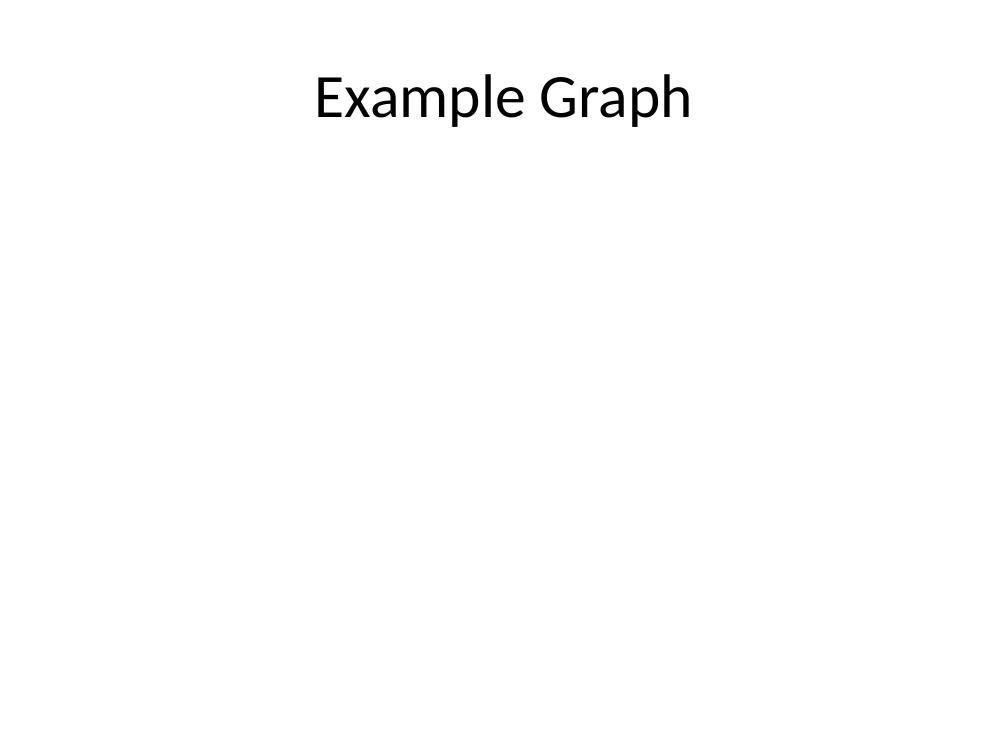
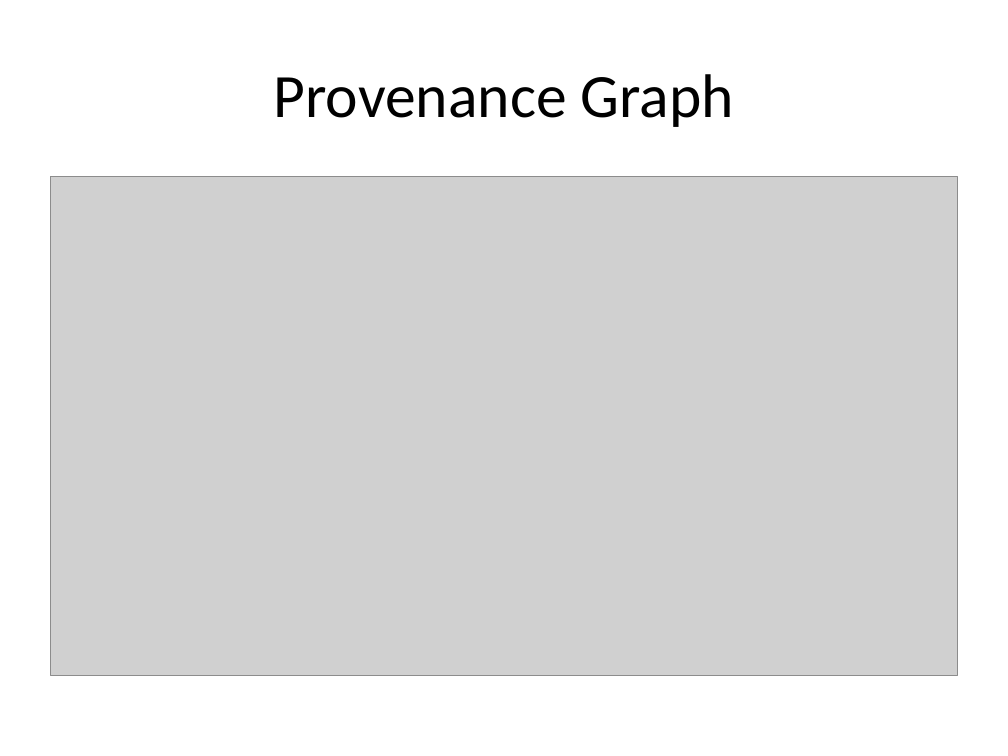
Before and after one commit to ashish-gehani/SPADE, a slide deck: slide 6 of wiki/spade_demo.pptx. Drawn at 1008x756 pixels with LibreOffice and Linux fonts; fonts in the diff are those of the drawing; grey boxes stand for pictures. Boxes give left, top, right and bottom in pixels: in the first picture for what was removed or moved away, otherwise in the second. Text is boxed around its words. In the diff, an @@ line names an element or a change of style, - is before the commit and + after.

```diff
--- a/wiki/spade_demo.pptx
+++ b/wiki/spade_demo.pptx
@@ title at (x1=274, y1=74, x2=734, y2=127): text changed @@
-Example Graph
+Provenance Graph
@@ picture added at (x1=50, y1=176, x2=958, y2=675) @@
```
Also in this commit, not shown: 2 other slides changed.
